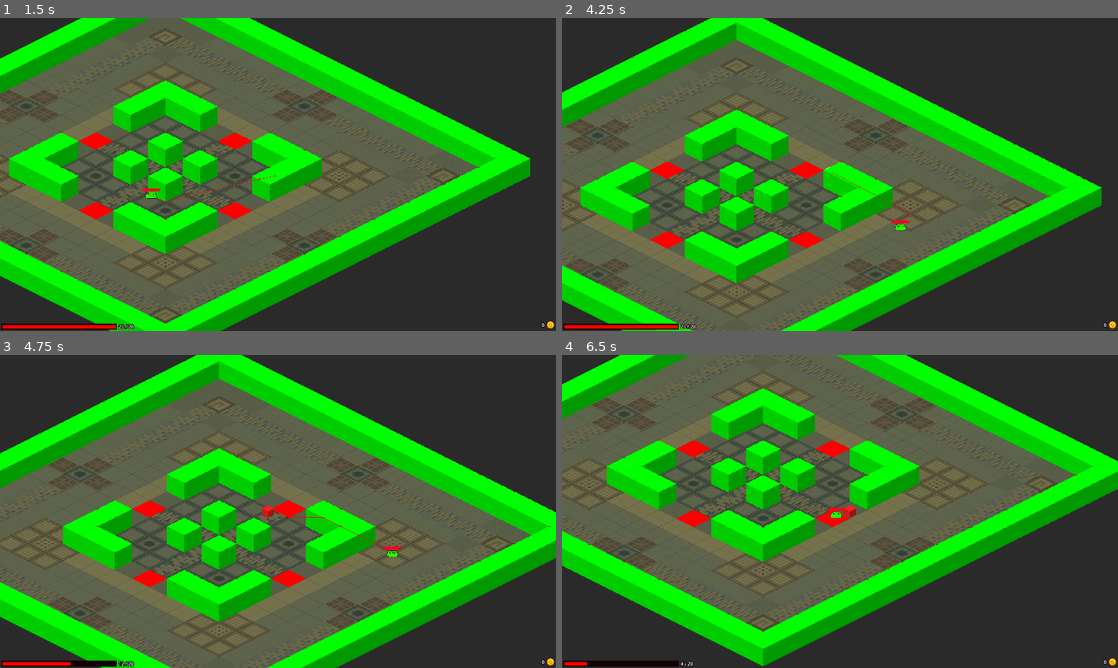
Above: before the commit, frames 1-4 (two rows, left to right).
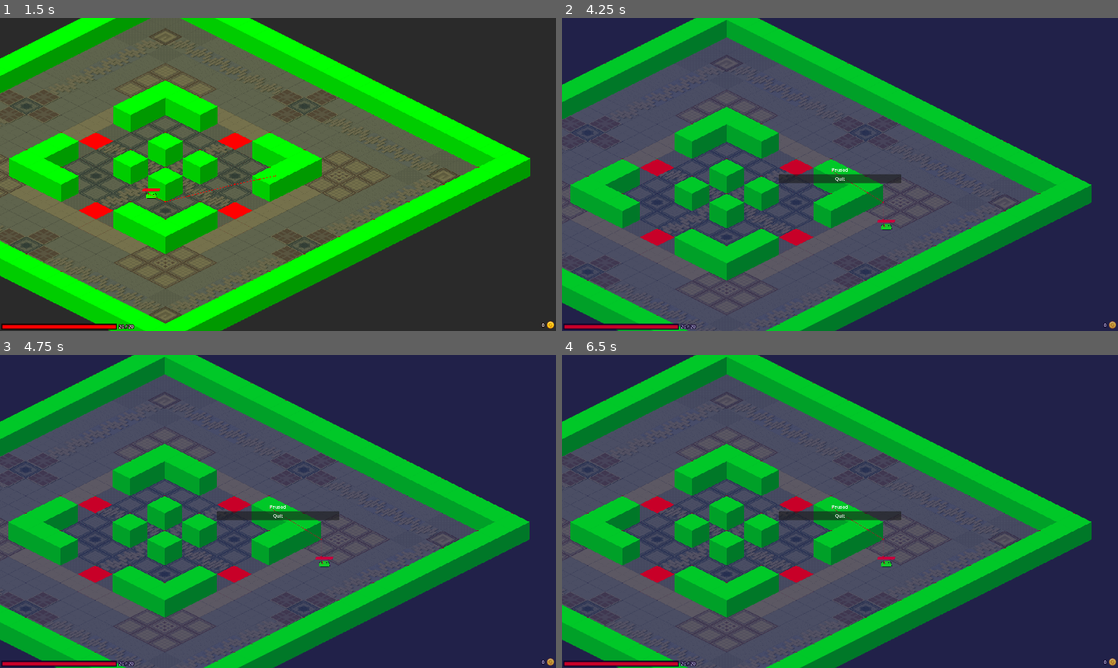
Above: after the commit, the same moments.

Repository: RexRoTheRacingCar/Game_Dev_Level_3
Game: Godot game, scene res://scenes/main/game.tscn
The game is run twice, just before and just after one commit, with the same random seed, the same clock (stepped at 60 frames per second) and the same inputs.
Inputs (mouse positions are in pixels of both pictures, inside the frame that each line leads up to):
- Up to frame 1 (1.5 s): move the mouse to (400, 158) at 0.52 s; hold D (right) 0.53-1.28 s; tap Space (dash) at 0.6 s; move the mouse to (166, 190) at 1.27 s; hold S (down) from 1.28 s (still down); click (166, 190) at 1.35 s
- Up to frame 2 (4.25 s): move the mouse to (895, 105) at 2.02 s; release S (down) at 2.03 s; hold D (right) 2.03-2.78 s; tap Space (dash) at 2.1, 3.6 s; move the mouse to (812, 237) at 2.77 s; hold W (up) 2.78-3.53 s; click (812, 237) at 2.85 s; move the mouse to (1006, 221) at 3.52 s; hold A (left) from 3.53 s (still down); tap Escape (esc, bound only after the commit) at 4.15 s
- Up to frame 3 (4.75 s): keep holding A (left); move the mouse to (111, 464) at 4.27 s; click (111, 464) at 4.35 s
- Up to frame 4 (6.5 s): move the mouse to (867, 511) at 5.02 s; release A (left) at 5.03 s; hold S (down) 5.03-5.78 s; tap Space (dash) at 5.1 s; move the mouse to (756, 433) at 5.77 s; hold D (right) from 5.78 s (still down); click (756, 433) at 5.85 s

Frame 1 is identical in both runs. In frame 2, 87% of the frame differs, in the area x 0-100%, y 0-100%; in frame 3, 92%; in frame 4, 95%.

Commit message:
Added a pause menu
Added a pause menu.
Adde quit button.

Diff:
--- a/game_level_3/project.godot
+++ b/game_level_3/project.godot
@@ -68,6 +68,11 @@
 "events": [Object(InputEventMouseButton,"resource_local_to_scene":false,"resource_name":"","device":-1,"window_id":0,"a …(256 unchanged characters)…
 ]
 }
+esc={
+"deadzone": 0.5,
+"events": [Object(InputEventKey,"resource_local_to_scene":false,"resource_name":"","device":-1,"window_id":0,"alt_pressed":false,"shift_pressed":false,"ctrl_pressed":false,"meta_pressed":false,"pressed":false,"keycode":0,"physical_keycode":4194305,"key_label":0,"unicode":0,"location":0,"echo":false,"script":null)
+]
+}
 
 [rendering]
 
--- a/game_level_3/scenes/main/game.tscn
+++ b/game_level_3/scenes/main/game.tscn
@@ -1,10 +1,11 @@
-[gd_scene load_steps=6 format=4 uid="uid://bhusb8ekekxkj"]
+[gd_scene load_steps=7 format=4 uid="uid://bhusb8ekekxkj"]
 
 [ext_resource type="PackedScene" uid="uid://bom22ublhv6f4" path="res://scenes/main/player_ui.tscn" id="1_keorb"]
 [ext_resource type="PackedScene" uid="uid://biv2erpftkxlb" path="res://scenes/main/player.tscn" id="1_vr3do"]
 [ext_resource type="TileSet" uid="uid://fxfnm3yb88aw" path="res://misc/resources/tilesets/test_tileset.tres" id="2_brnf4"]
 [ext_resource type="PackedScene" uid="uid://dk6tq8iiesp0e" path="res://scenes/components/hurtbox_component.tscn" id="3_tmc20"]
 [ext_resource type="PackedScene" uid="uid://01j0ju22xu5y" path="res://scenes/entity/enemy/test_enemy.tscn" id="4_qyhbx"]
+[ext_resource type="PackedScene" uid="uid://pmudi5spt44d" path="res://scenes/main/pause_menu.tscn" id="6_8na6d"]
 
 [node name="Game" type="Node2D"]
 y_sort_enabled = true
@@ -70,3 +71,6 @@
 [node name="PlayerUI" parent="." instance=ExtResource("1_keorb")]
 layer = 12
 follow_viewport_enabled = false
+
+[node name="PauseMenu" parent="." instance=ExtResource("6_8na6d")]
+visible = false
--- /dev/null
+++ b/game_level_3/scenes/main/pause_menu.tscn
@@ -0,0 +1,48 @@
+[gd_scene load_steps=2 format=3 uid="uid://pmudi5spt44d"]
+
+[ext_resource type="Script" path="res://scripts/main/pause_menu.gd" id="1_cat3g"]
+
+[node name="PauseMenu" type="CanvasLayer"]
+process_mode = 3
+layer = 12
+script = ExtResource("1_cat3g")
+
+[node name="Control" type="Control" parent="."]
+layout_mode = 3
+anchors_preset = 15
+anchor_right = 1.0
+anchor_bottom = 1.0
+grow_horizontal = 2
+grow_vertical = 2
+
+[node name="ColorRect" type="ColorRect" parent="Control"]
+layout_mode = 1
+anchors_preset = 15
+anchor_right = 1.0
+anchor_bottom = 1.0
+grow_horizontal = 2
+grow_vertical = 2
+color = Color(0, 0, 0.72549, 0.215686)
+
+[node name="VBoxContainer" type="VBoxContainer" parent="Control"]
+layout_mode = 1
+anchors_preset = -1
+anchor_left = 0.389583
+anchor_top = 0.489815
+anchor_right = 0.610417
+anchor_bottom = 0.511111
+grow_horizontal = 2
+grow_vertical = 2
+size_flags_horizontal = 4
+size_flags_vertical = 4
+
+[node name="Label" type="Label" parent="Control/VBoxContainer"]
+layout_mode = 2
+text = "Paused"
+horizontal_alignment = 1
+
+[node name="Button" type="Button" parent="Control/VBoxContainer"]
+layout_mode = 2
+text = "Quit"
+
+[connection signal="pressed" from="Control/VBoxContainer/Button" to="." method="_on_button_pressed"]
--- a/game_level_3/scripts/main/bullet.gd
+++ b/game_level_3/scripts/main/bullet.gd
@@ -28,6 +28,9 @@
 	collide_array.clear()
 	current_pierce_count = 1
 	collision_hit = false
+
+	if sprite:
+		sprite.look_at(get_global_mouse_position())
 
 	if hurtbox:
 		hurtbox.hurtbox_hit.connect(on_enemy_hit)
--- /dev/null
+++ b/game_level_3/scripts/main/pause_menu.gd
@@ -0,0 +1,21 @@
+############################## PAUSE MENU ##############################
+extends CanvasLayer
+
+
+#Pause Menu
+var is_paused := false :
+	set(new_value): #Update pause variable
+		is_paused = new_value
+		get_tree().paused = is_paused
+		visible = is_paused
+
+
+#---------------------------------------------------------------------------------------------------------------------------
+func _unhandled_input(event): #Change pause status based on "pause" pressed
+	if event.is_action_pressed("esc"):
+		is_paused = !is_paused
+
+
+#---------------------------------------------------------------------------------------------------------------------------
+func _on_button_pressed() -> void:
+	get_tree().quit() #Quit game
